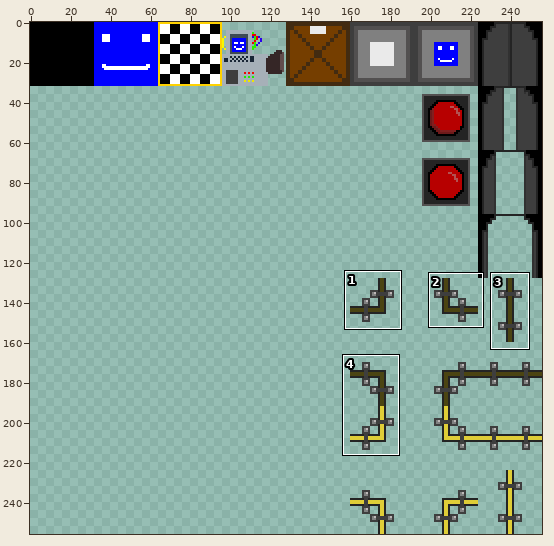
Two versions of one sprite sheet, assets/tileMap.png. Above: a wide view before the commit, with the close-up outlined.
Close-up. The starting point:
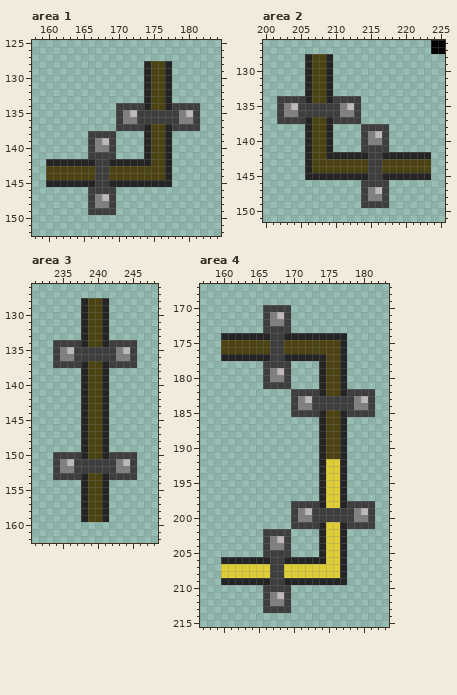
The file is 256x256 pixels. Colours within 5 levels of each other are drawn and written as one. Shown: area 1: x 158..184, y 125..152; area 2: x 200..225, y 126..151; area 3: x 231..248, y 126..162; area 4: x 157..183, y 167..215. The commit also changed other parts of the picture, which this record leaves out.
Now the later version:
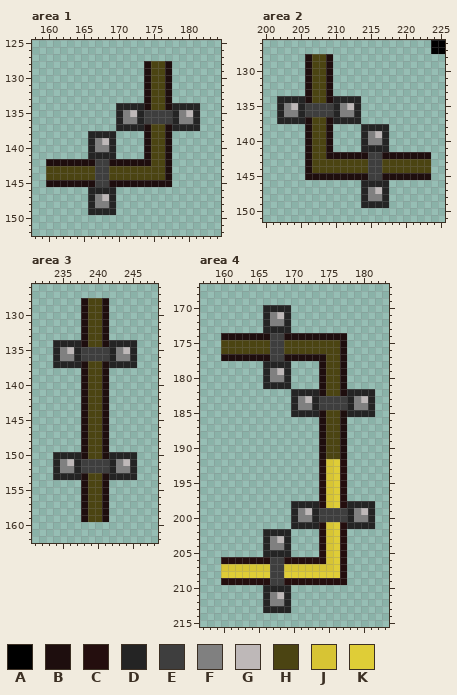
Palette (. is transparent): A #000000  B #1e0e0e  C #240e0e  D #242424  E #3e3e3e  F #808080  G #beb8b8  H #4b4412  J #d7c434  K #dfcd37
Change:
--- area 1
@@ x 158..184 @@
 127 ...........................
-128 ................DHHD.......
-129 ................DHHD.......
-130 ................DHHD.......
-131 ................DHHD.......
-132 ................DHHD.......
-133 ................DHHD.......
-134 ............EEEEDHHDEEEE...
-135 ............EFGEEEEEEFGE...
-136 ............EFFEEEEEEFFE...
-137 ............EEEEDHHDEEEE...
-138 ........EEEE....DHHD.......
-139 ........EFGE....DHHD.......
-140 ........EFFE....DHHD.......
-141 ........EEEE....DHHD.......
-142 ..DDDDDDDEEDDDDDDHHD.......
-143 ..HHHHHHHEEHHHHHHHHD.......
-144 ..HHHHHHHEEHHHHHHHHD.......
-145 ..DDDDDDDEEDDDDDDDDD.......
-146 ........EEEE...............
-147 ........EFGE...............
-148 ........EFFE...............
-149 ........EEEE...............
+128 ................BHHB.......
+129 ................BHHB.......
+130 ................BHHB.......
+131 ................BHHB.......
+132 ................BHHB.......
+133 ................BHHB.......
+134 ............DDDDBHHBDDDD...
+135 ............DFGDEEEEDFGD...
+136 ............DFFDEEEEDFFD...
+137 ............DDDDBHHBDDDD...
+138 ........DDDD....BHHB.......
+139 ........DFGD....BHHB.......
+140 ........DFFD....BHHB.......
+141 ........DDDD....BHHB.......
+142 ..BBBBBBBEEBBBBBBHHB.......
+143 ..HHHHHHHEEHHHHHHHHB.......
+144 ..HHHHHHHEEHHHHHHHHB.......
+145 ..BBBBBBBEEBBBBBBBBB.......
+146 ........DDDD...............
+147 ........DFGD...............
+148 ........DFFD...............
+149 ........DDDD...............
 150 ...........................
--- area 2
@@ x 200..225 @@
 127 ........................AA
-128 ......DHHD................
-129 ......DHHD................
-130 ......DHHD................
-131 ......DHHD................
-132 ......DHHD................
-133 ......DHHD................
-134 ..EEEEDHHDEEEE............
-135 ..EFGEEEEEEFGE............
-136 ..EFFEEEEEEFFE............
-137 ..EEEEDHHDEEEE............
-138 ......DHHD....EEEE........
-139 ......DHHD....EFGE........
-140 ......DHHD....EFFE........
-141 ......DHHD....EEEE........
-142 ......DHHDDDDDDEEDDDDDDD..
-143 ......DHHHHHHHHEEHHHHHHH..
-144 ......DHHHHHHHHEEHHHHHHH..
-145 ......DDDDDDDDDEEDDDDDDD..
-146 ..............EEEE........
-147 ..............EFGE........
-148 ..............EFFE........
-149 ..............EEEE........
+128 ......BHHB................
+129 ......BHHB................
+130 ......BHHB................
+131 ......BHHB................
+132 ......BHHB................
+133 ......BHHB................
+134 ..DDDDBHHBDDDD............
+135 ..DFGDEEEEDFGD............
+136 ..DFFDEEEEDFFD............
+137 ..DDDDBHHBDDDD............
+138 ......BHHB....DDDD........
+139 ......BHHB....DFGD........
+140 ......BHHB....DFFD........
+141 ......BHHB....DDDD........
+142 ......BHHBBBBBBEEBBBBBBB..
+143 ......BHHHHHHHHEEHHHHHHH..
+144 ......BHHHHHHHHEEHHHHHHH..
+145 ......BBBBBBBBBEEBBBBBBB..
+146 ..............DDDD........
+147 ..............DFGD........
+148 ..............DFFD........
+149 ..............DDDD........
 150 ..........................
--- area 3
@@ x 231..248 @@
 127 ..................
-128 .......DHHD.......
-129 .......DHHD.......
-130 .......DHHD.......
-131 .......DHHD.......
-132 .......DHHD.......
-133 .......DHHD.......
-134 ...EEEEDHHDEEEE...
-135 ...EFGEEEEEEFGE...
-136 ...EFFEEEEEEFFE...
-137 ...EEEEDHHDEEEE...
-138 .......DHHD.......
-139 .......DHHD.......
-140 .......DHHD.......
-141 .......DHHD.......
-142 .......DHHD.......
-143 .......DHHD.......
-144 .......DHHD.......
-145 .......DHHD.......
-146 .......DHHD.......
-147 .......DHHD.......
-148 .......DHHD.......
-149 .......DHHD.......
-150 ...EEEEDHHDEEEE...
-151 ...EFGEEEEEEFGE...
-152 ...EFFEEEEEEFFE...
-153 ...EEEEDHHDEEEE...
-154 .......DHHD.......
-155 .......DHHD.......
-156 .......DHHD.......
-157 .......DHHD.......
-158 .......DHHD.......
-159 .......DHHD.......
+128 .......BHHB.......
+129 .......BHHB.......
+130 .......BHHB.......
+131 .......BHHB.......
+132 .......BHHB.......
+133 .......BHHB.......
+134 ...DDDDBHHBDDDD...
+135 ...DFGDEEEEDFGD...
+136 ...DFFDEEEEDFFD...
+137 ...DDDDBHHBDDDD...
+138 .......BHHB.......
+139 .......BHHB.......
+140 .......BHHB.......
+141 .......BHHB.......
+142 .......BHHB.......
+143 .......BHHB.......
+144 .......BHHB.......
+145 .......BHHB.......
+146 .......BHHB.......
+147 .......BHHB.......
+148 .......BHHB.......
+149 .......BHHB.......
+150 ...DDDDBHHBDDDD...
+151 ...DFGDEEEEDFGD...
+152 ...DFFDEEEEDFFD...
+153 ...DDDDBHHBDDDD...
+154 .......BHHB.......
+155 .......BHHB.......
+156 .......BHHB.......
+157 .......BHHB.......
+158 .......BHHB.......
+159 .......BHHB.......
 160 ..................
--- area 4
@@ x 157..183 @@
 169 ...........................
-170 .........EEEE..............
-171 .........EFGE..............
-172 .........EFFE..............
-173 .........EEEE..............
-174 ...DDDDDDDEEDDDDDDDDD......
-175 ...HHHHHHHEEHHHHHHHHD......
-176 ...HHHHHHHEEHHHHHHHHD......
-177 ...DDDDDDDEEDDDDDDHHD......
-178 .........EEEE....DHHD......
-179 .........EFGE....DHHD......
-180 .........EFFE....DHHD......
-181 .........EEEE....DHHD......
-182 .............EEEEDHHDEEEE..
-183 .............EFGEEEEEEFGE..
-184 .............EFFEEEEEEFFE..
-185 .............EEEEDHHDEEEE..
-186 .................DHHD......
-187 .................DHHD......
-188 .................DHHD......
-189 .................DHHD......
-190 .................DHHD......
-191 .................DHHD......
-192 .................DKKD......
-193 .................DKKD......
-194 .................DKKD......
-195 .................DKKD......
-196 .................DKKD......
-197 .................DKKD......
-198 .............EEEEDKKDEEEE..
-199 .............EFGEEEEEEFGE..
-200 .............EFFEEEEEEFFE..
-201 .............EEEEDKKDEEEE..
-202 .........EEEE....DKKD......
-203 .........EFGE....DKKD......
-204 .........EFFE....DKKD......
-205 .........EEEE....DKKD......
-206 ...DDDDDDDEEDDDDDDKKD......
-207 ...KKKKKKKEEKKKKKKKKD......
-208 ...KKKKKKKEEKKKKKKKKD......
-209 ...DDDDDDDEEDDDDDDDDD......
-210 .........EEEE..............
-211 .........EFGE..............
-212 .........EFFE..............
-213 .........EEEE..............
+170 .........DDDD..............
+171 .........DFGD..............
+172 .........DFFD..............
+173 .........DDDD..............
+174 ...BBBBBBBEEBBBBBBBBB......
+175 ...HHHHHHHEEHHHHHHHHB......
+176 ...HHHHHHHEEHHHHHHHHB......
+177 ...BBBBBBBEEBBBBBBHHB......
+178 .........DDDD....BHHB......
+179 .........DFGD....BHHB......
+180 .........DFFD....BHHB......
+181 .........DDDD....BHHB......
+182 .............DDDDBHHBDDDD..
+183 .............DFGDEEEEDFGD..
+184 .............DFFDEEEEDFFD..
+185 .............DDDDBHHBDDDD..
+186 .................BHHB......
+187 .................BHHB......
+188 .................BHHB......
+189 .................BHHB......
+190 .................BHHB......
+191 .................BHHB......
+192 .................CJKC......
+193 .................CJKC......
+194 .................CJKC......
+195 .................CJKC......
+196 .................CJKC......
+197 .................CJKC......
+198 .............DDDDCJKCDDDD..
+199 .............DFGDEEEEDFGD..
+200 .............DFFDEEEEDFFD..
+201 .............DDDDCJKCDDDD..
+202 .........DDDD....CJKC......
+203 .........DFGD....CJKC......
+204 .........DFFD....CJKC......
+205 .........DDDD....CJKC......
+206 ...CCCCCCCEECCCCCCJKC......
+207 ...JJJJJJJEEJJJJJJJKC......
+208 ...KKKKKKKEEKKKKKKKKC......
+209 ...CCCCCCCEECCCCCCCCC......
+210 .........DDDD..............
+211 .........DFGD..............
+212 .........DFFD..............
+213 .........DDDD..............
 214 ...........................
Where, in picture pixels (left, top, right, bottom), the same in both close-ups:
changed: (46, 61, 200, 215)
changed: (277, 54, 431, 208)
changed: (53, 298, 137, 522)
changed: (221, 305, 375, 613)
